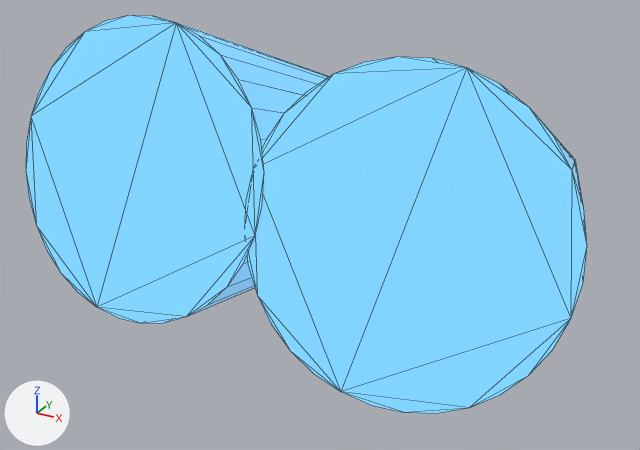
A saved change to the glTF model public/assets/models/projectionCylinder.glb.
Camera for both pictures: a camera (50 mm lens) standing at (0.78, -3.51, 1.45) and looking at (-0.31, -1.53, 0.46). The axes (+X, +Y, +Z) are drawn at lower left. The lights are the same throughout. Mesh edges are drawn as thin lines. Vertices at the same position are counted once.

The scene before the commit, as lines of its bpy script (objects in view):
```python
me_cylinder = bpy.data.meshes.new('Cylinder')
me_cylinder.from_pydata(...)  # 128 vertices, 248 faces; spans x -0.61..0.55, y -2.36..-0.14, z 0.25..1.14
me_cylinder.materials.append(mat_transparent)  # blue #2bace7
ob_projectioncylinder = bpy.data.objects.new('projectionCylinder', me_cylinder)
ob_projectioncylinder.location = (0.0, 0.0, 0.0)
```
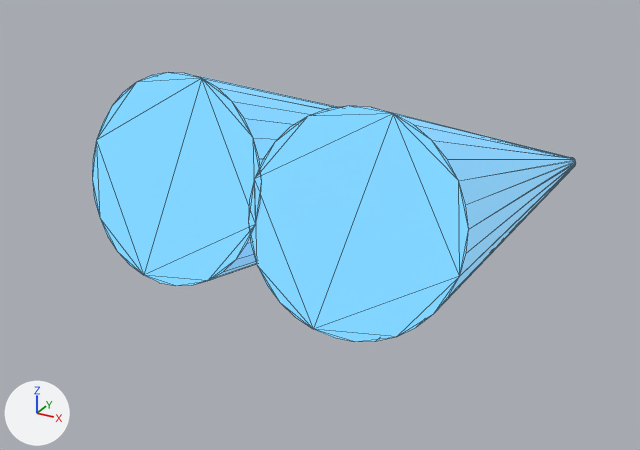
What differs and where, as boxes [x1, y1, x2, y2] in the pictures (640 x 450 px):
'projectionCylinder', reshaped (14% narrower, 32% shorter): before [26, 15, 587, 413]; after [92, 72, 576, 341]

Diff of the bpy script that builds the scene:
```diff
--- a/public/assets/models/projectionCylinder.glb.py
+++ b/public/assets/models/projectionCylinder.glb.py
@@ me_cylinder @@
 # used by ob_projectioncylinder; location = (0.0, 0.0, 0.0)
-me_cylinder.from_pydata(...)  # 128 vertices, 248 faces; spans x -0.61..0.55, y -2.36..-0.14, z 0.25..1.14
+me_cylinder.from_pydata(...)  # 128 vertices, 248 faces; spans x -0.42..0.36, y -2.33..-0.14, z 0.25..1.05
+# me_cylinder part 1: 63 of the vertices in x -0.61..0.55, y -2.36..-2.2, z 0.56..1.14 are scaled about their middle by 0.68
 me_cylinder.materials.append(mat_transparent)
```
